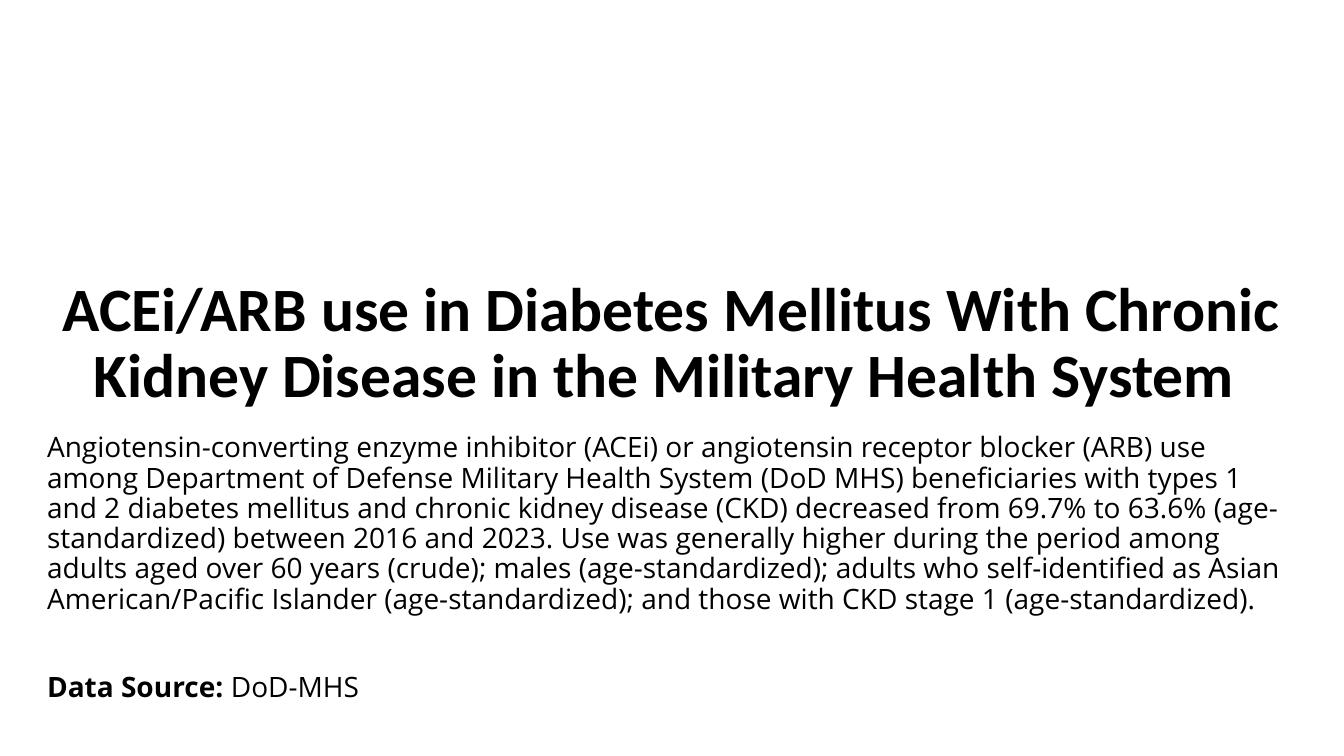
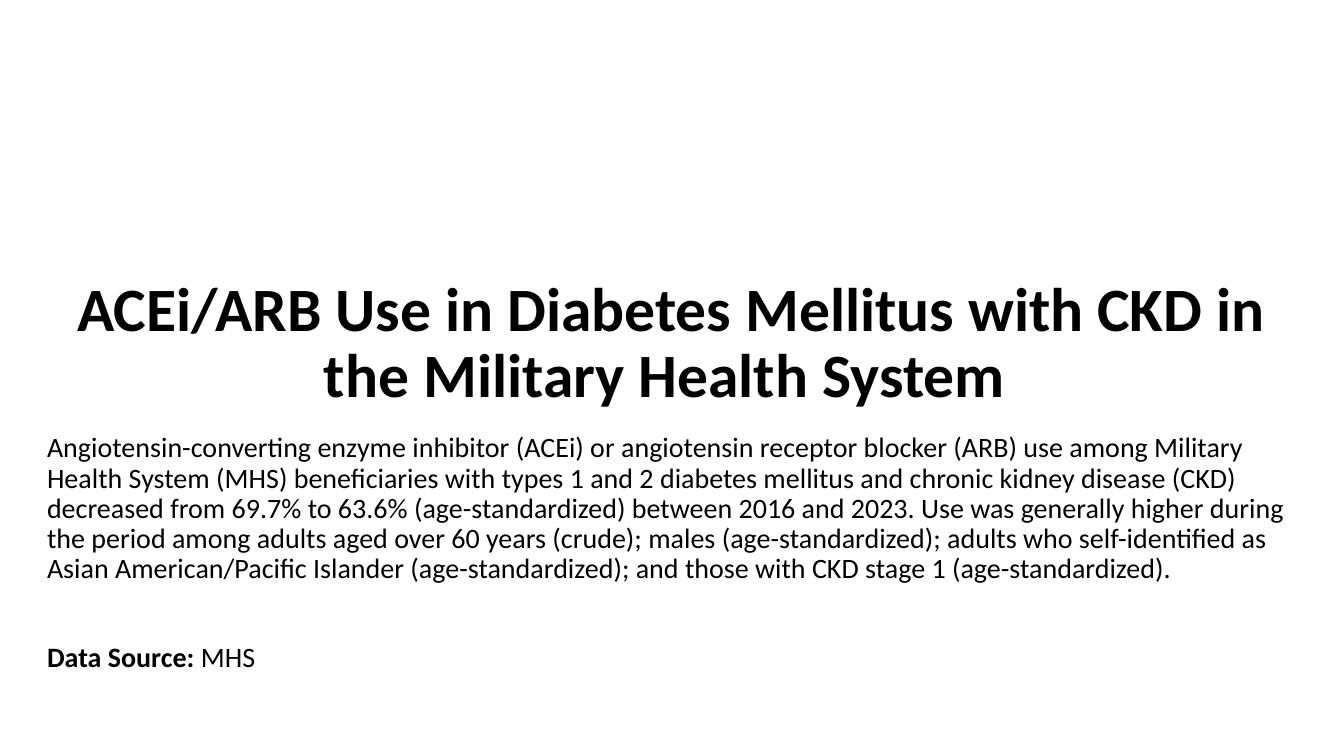
Before and after one commit to CDCgov/nccdphp-ddt-kdss, a slide deck: slide 1 of CKDSurveillance/PPT/Q814.pptx. Drawn at 1344x756 pixels with LibreOffice and Linux fonts; fonts in the diff are those of the drawing; background and template pictures are left out. Boxes give left, top, right and bottom in pixels: in the first picture for what was removed or moved away, otherwise in the second. Text is boxed around its words. In the diff, an @@ line names an element or a change of style, - is before the commit and + after.

```diff
--- a/CKDSurveillance/PPT/Q814.pptx
+++ b/CKDSurveillance/PPT/Q814.pptx
@@ title at (77, 287, 1264, 407): text changed @@
-ACEi/ARB use in Diabetes Mellitus With Chronic Kidney Disease in the Military Health System
+ACEi/ARB Use in Diabetes Mellitus with CKD in the Military Health System
@@ subtitle at (47, 436, 1284, 583): text changed; font Open Sans to Calibri @@
-Angiotensin-converting enzyme inhibitor (ACEi) or angiotensin receptor blocker (ARB) use among Department of Defense Military Health System (DoD MHS) beneficiaries with types 1 and 2 diabetes mellitus and chronic kidney disease (CKD) decreased from 69.7% to 63.6% (age-standardized) between 2016 and 2023. Use was generally higher during the period among adults aged over 60 years (crude); males (age-standardized); adults who self-identified as Asian American/Pacific Islander (age-standardized); and those with CKD stage 1 (age-standardized).
-Data Source: DoD-MHS
+Angiotensin-converting enzyme inhibitor (ACEi) or angiotensin receptor blocker (ARB) use among Military Health System (MHS) beneficiaries with types 1 and 2 diabetes mellitus and chronic kidney disease (CKD) decreased from 69.7% to 63.6% (age-standardized) between 2016 and 2023. Use was generally higher during the period among adults aged over 60 years (crude); males (age-standardized); adults who self-identified as Asian American/Pacific Islander (age-standardized); and those with CKD stage 1 (age-standardized).
+Data Source: MHS
```
Also in this commit, not shown: 9 other slides changed, 3 other files.
